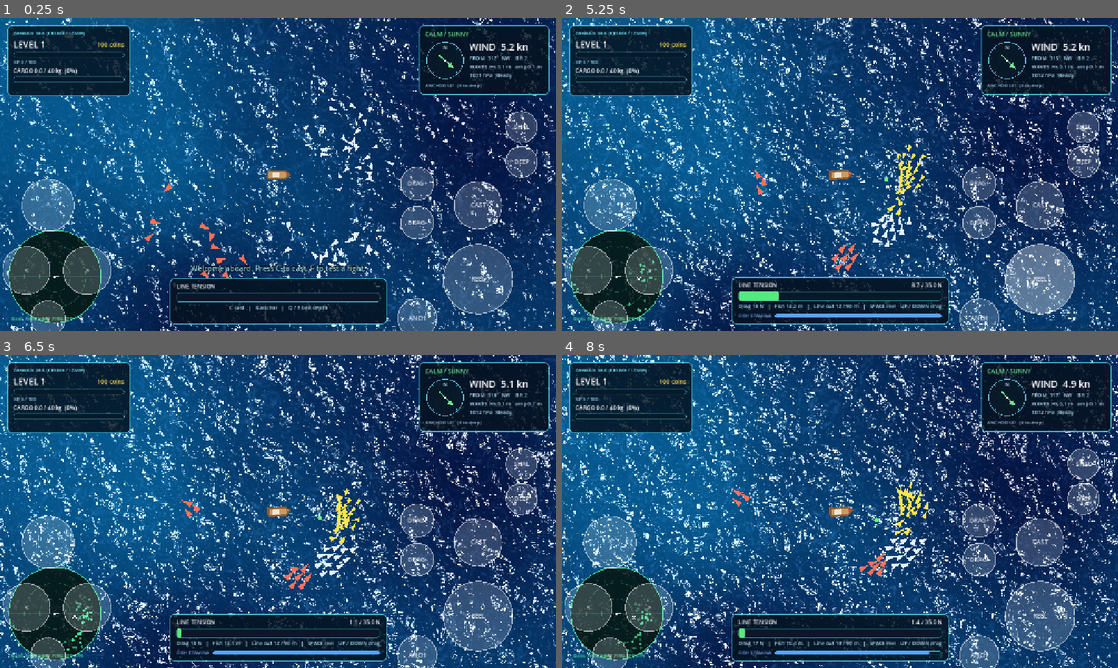
Above: before the commit, frames 1-4 (two rows, left to right).
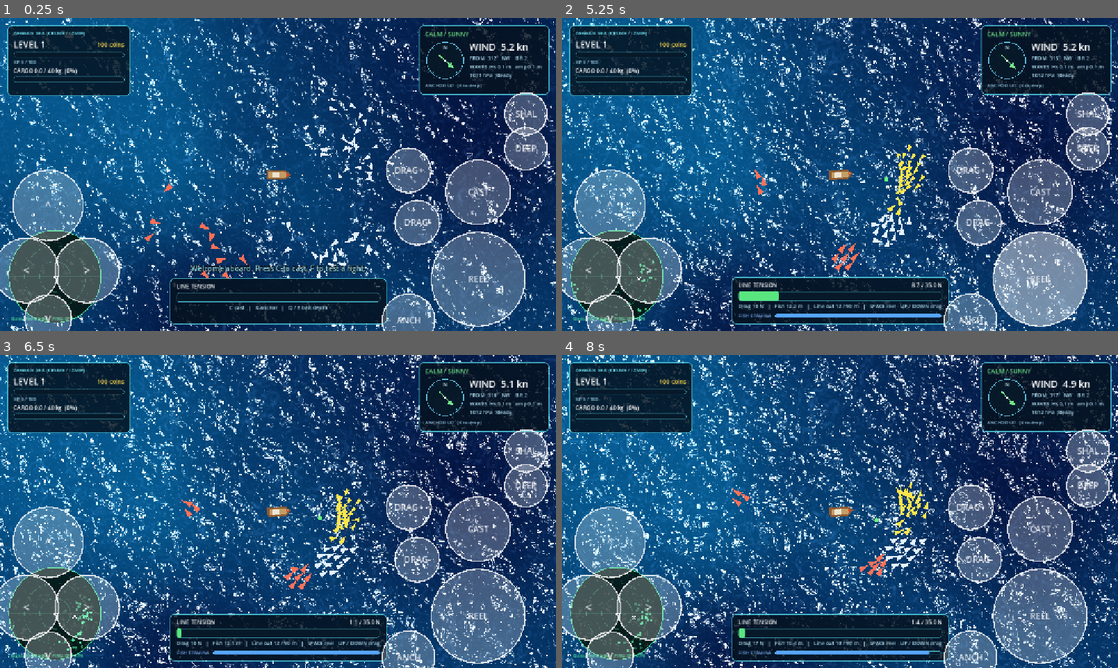
Above: after the commit, the same moments.

Repository: nextlevelcorp/godot_fishing_rpg
Game: Godot game, scene res://main_sandbox.tscn
Two runs of this game, one before a commit and one after it. Both use one fixed random seed, a clock stepped at 60 frames per second and the inputs below.
Inputs (mouse positions are in pixels of both pictures, inside the frame that each line leads up to):
- Up to frame 1 (0.25 s): no input
- Up to frame 2 (5.25 s): tap C (cast) at 0.5, 2 s; move the mouse to (962, 158) at 0.52 s; hold D (steer_right) 0.53-1.25 s; tap X (anchor) at 0.6, 3.6 s; click (962, 158) at 0.67 s; tap E (bait_deeper) at 0.8, 3.8 s; tap Space (reel_in) at 1.25 s; drag from (728, 190) to (812, 237) at 1.27 s; move the mouse to (895, 105) at 2.02 s; hold D (steer_right) 2.03-2.75 s; hold C (cast) 2.03-2.75 s; tap Q (bait_shallower) at 2.1, 5.1 s; drag from (812, 237) to (673, 127) at 2.77 s; move the mouse to (1006, 221) at 3.52 s; hold A (steer_left) 3.53-4.25 s; drag from (673, 127) to (756, 96) at 4.27 s; move the mouse to (867, 174) at 5.02 s; hold S (boat_back) from 5.03 s (still down); hold C (cast) from 5.03 s (still down); click (867, 174) at 5.17 s
- Up to frame 3 (6.5 s): release S (boat_back) at 5.75 s; release C (cast) at 5.75 s; drag from (194, 433) to (166, 527) at 5.77 s
- Up to frame 4 (8 s): move the mouse to (962, 495) at 6.52 s; hold Up (drag_up) 6.53-7.25 s; hold Space (reel_in) 6.53-7.25 s; tap E (bait_deeper) at 6.8 s; drag from (728, 527) to (812, 574) at 7.27 s

The runs differ from the first frame. In frame 1, 9.5% of the frame differs, in the area x 0-99%, y 23-100%; in frame 2, 11%; in frame 3, 9.4%; in frame 4, 9.4%.

Commit message:
fix: make touch buttons respond and easier to hit
Set the action state with Input.action_press/release as well as sending
the event, so get_axis and is_action_pressed see touches. Enlarge buttons
by 1.35x, widen hit areas, and spread out overlapping buttons.

Claude-Session: https://claude.ai/code/session_01HLtjWBZvxzhjVtsJywwULp

Diff:
--- a/touch_controls.gd
+++ b/touch_controls.gd
@@ -6,6 +6,9 @@
 ## through the viewport transform, so they track the window size.
 class_name TouchControls
 extends CanvasLayer
+
+## Buttons are drawn and hit-tested at this multiple of the listed radius, so thumbs can reach them.
+const TOUCH_SCALE := 1.35
 
 const BUTTONS := [
 	# [action, label, center_x, center_y, radius] in design coordinates (1280 x 720).
@@ -16,12 +19,12 @@
 	[&"boat_back", "v", 110.0, 690.0, 40.0],
 	# Right cluster: fishing.
 	[&"reel_in", "REEL", 1100.0, 600.0, 80.0],
-	[&"cast", "CAST", 1100.0, 430.0, 55.0],
-	[&"anchor", "ANCH", 960.0, 690.0, 45.0],
-	[&"drag_up", "DRAG+", 960.0, 380.0, 38.0],
+	[&"cast", "CAST", 1100.0, 400.0, 55.0],
+	[&"anchor", "ANCH", 940.0, 695.0, 45.0],
+	[&"drag_up", "DRAG+", 940.0, 350.0, 38.0],
 	[&"drag_down", "DRAG-", 960.0, 470.0, 38.0],
-	[&"bait_deeper", "DEEP", 1200.0, 330.0, 36.0],
-	[&"bait_shallower", "SHAL", 1200.0, 250.0, 36.0],
+	[&"bait_deeper", "DEEP", 1210.0, 300.0, 36.0],
+	[&"bait_shallower", "SHAL", 1210.0, 220.0, 36.0],
 ]
 
 ## Finger index -> index into BUTTONS, for the touch that is currently holding it.
@@ -54,7 +57,13 @@
 			get_viewport().set_input_as_handled()
 
 
+## Sets the action's state (read by Input.get_axis / is_action_pressed in the gameplay scripts)
+## and also sends the event (read by _unhandled_input handlers such as cast).
 func _set_action(action: StringName, pressed: bool) -> void:
+	if pressed:
+		Input.action_press(action, 1.0)
+	else:
+		Input.action_release(action)
 	var ev := InputEventAction.new()
 	ev.action = action
 	ev.pressed = pressed
@@ -69,8 +78,8 @@
 	for i in BUTTONS.size():
 		var b: Array = BUTTONS[i]
 		var center := xf * Vector2(b[2], b[3])
-		var radius: float = b[4] * scale_factor
-		if screen_pos.distance_to(center) <= radius * 1.15:
+		var radius: float = b[4] * TOUCH_SCALE * scale_factor
+		if screen_pos.distance_to(center) <= radius * 1.2:
 			return i
 	return -1
 
@@ -81,10 +90,10 @@
 	for i in BUTTONS.size():
 		var b: Array = BUTTONS[i]
 		var center := Vector2(b[2], b[3])
-		var radius: float = b[4]
+		var radius: float = b[4] * TOUCH_SCALE
 		var lit := held_set.has(i)
-		_pad.draw_circle(center, radius, Color(1, 1, 1, 0.35 if lit else 0.18))
-		_pad.draw_arc(center, radius, 0.0, TAU, 40, Color(1, 1, 1, 0.6), 2.0)
-		var size := 18 if String(b[1]).length() <= 2 else 14
+		_pad.draw_circle(center, radius, Color(1, 1, 1, 0.45 if lit else 0.25))
+		_pad.draw_arc(center, radius, 0.0, TAU, 40, Color(1, 1, 1, 0.8), 3.0)
+		var size := 26 if String(b[1]).length() <= 2 else 20
 		var text_w := font.get_string_size(b[1], HORIZONTAL_ALIGNMENT_LEFT, -1, size).x
 		_pad.draw_string(font, center + Vector2(-text_w * 0.5, size * 0.35), b[1], HORIZONTAL_ALIGNMENT_LEFT, -1, size, Color(1, 1, 1, 0.85))
